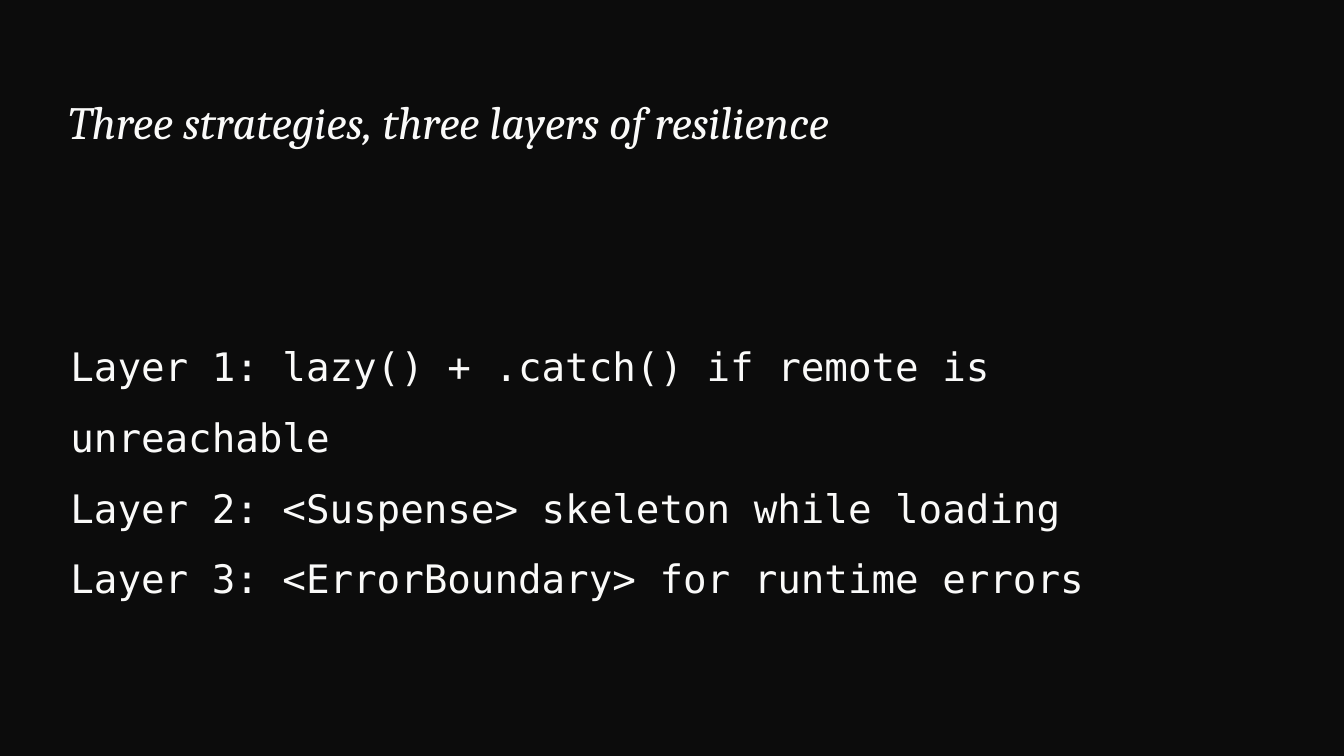
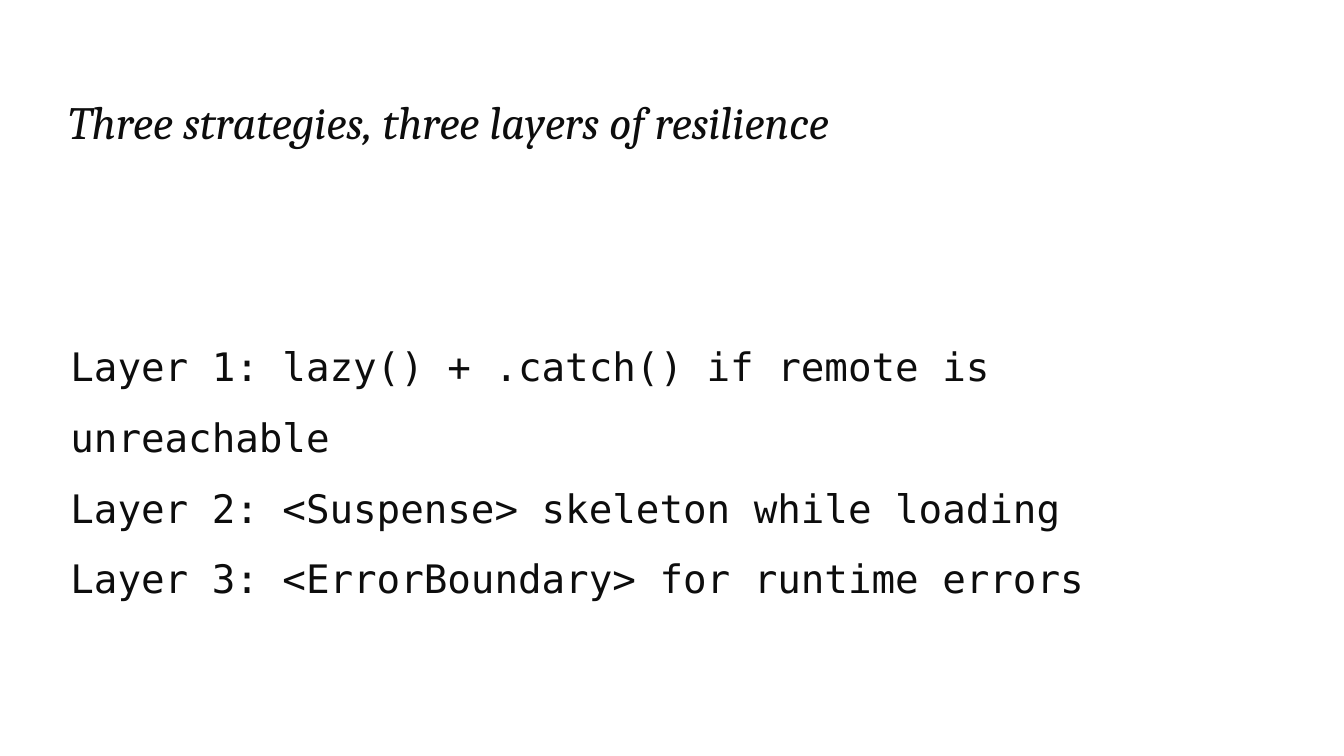
Before and after one commit to devlinduldulao/module-federation-demo, a slide deck: slide 27 of presentation/module-federation.pptx. Drawn at 1344x756 pixels with LibreOffice and Linux fonts; fonts in the diff are those of the drawing. Boxes give left, top, right and bottom in pixels: in the first picture for what was removed or moved away, otherwise in the second. Text is boxed around its words. In the diff, an @@ line names an element or a change of style, - is before the commit and + after.

```diff
--- a/presentation/module-federation.pptx
+++ b/presentation/module-federation.pptx
@@ background #0C0C0C to #FFFFFF @@
@@ text "Three strategies, three layers of ..." at [68, 107, 829, 149]: text colour #FAFAF9 to #0D0D0D @@
@@ text "Layer 1: lazy() + .catch() ..." at [70, 351, 1083, 601]: text colour #FAFAF9 to #0D0D0D @@
```
Also in this commit, not shown: 19 other slides changed, 1 slide added, 2 slides removed, 27 other files.
